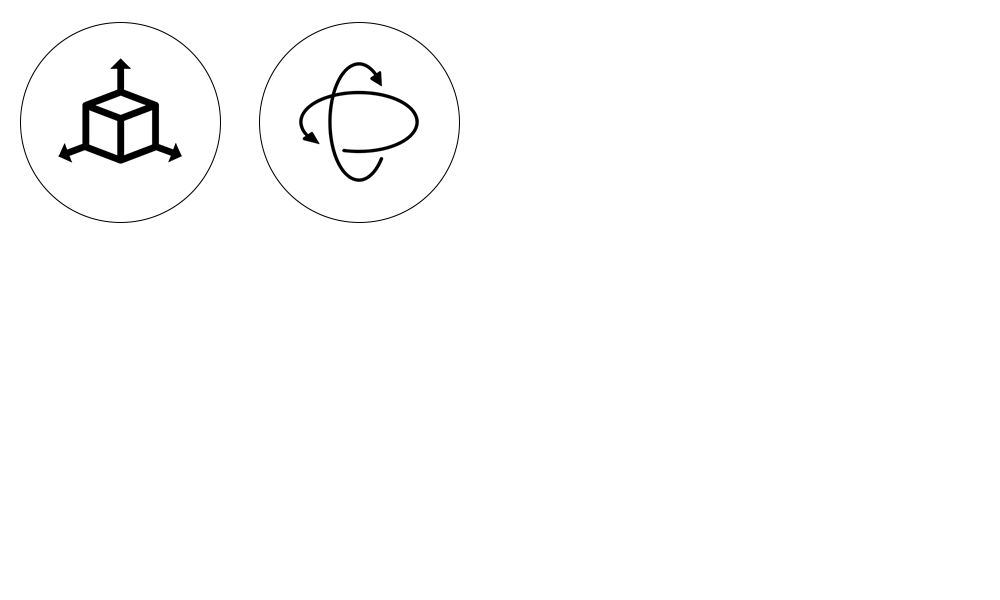
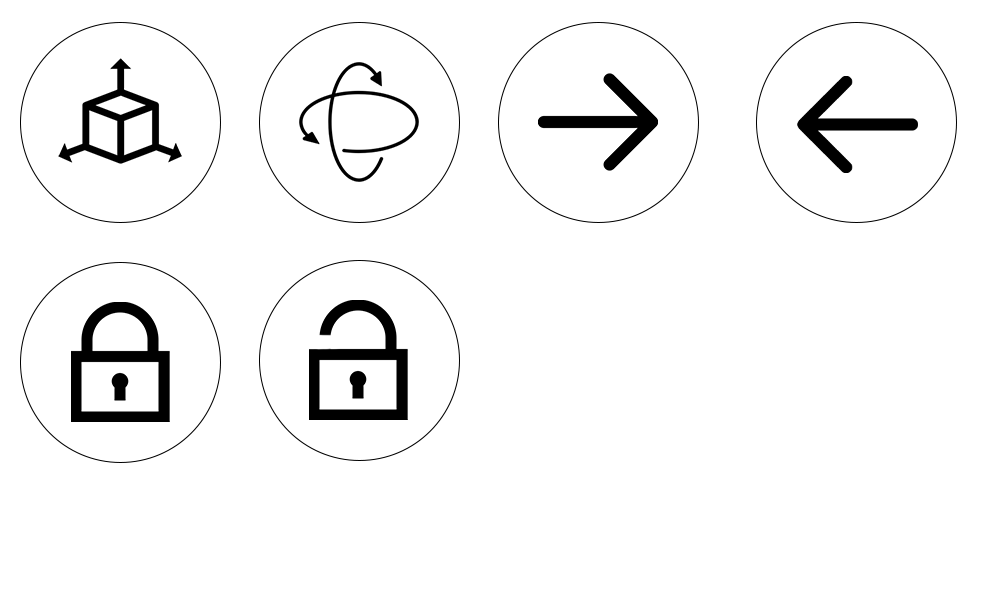
Before/after of a 1000 x 600 layered artwork. What changed in the layer stack:
added group "Next" with 2 layers above "Back" over bbox(498, 22, 699, 223)
added layer "arrow right" in group "Next" over bbox(538, 73, 658, 171)
added layer "Circle" (3rd of 6, in "Next") in group "Next" over bbox(498, 22, 699, 223)
added group "Back" with 2 layers above "Lock" over bbox(756, 22, 957, 223)
added layer "arrow left" in group "Back" over bbox(797, 76, 918, 173)
added layer "Circle" (4th of 6, in "Back") in group "Back" over bbox(756, 22, 957, 223)
added group "Lock" with 2 layers above "Unlock" over bbox(20, 262, 221, 463)
added layer "lock" (1st of 2, in "Lock") in group "Lock" over bbox(71, 302, 170, 422)
added layer "Circle" (5th of 6, in "Lock") in group "Lock" over bbox(20, 262, 221, 463)
added group "Unlock" with 2 layers above "Background" over bbox(259, 260, 460, 461)
added layer "lock" (2nd of 2, in "Unlock") in group "Unlock" over bbox(309, 300, 408, 420)
added layer "Circle" (6th of 6, in "Unlock") in group "Unlock" over bbox(259, 260, 460, 461)
